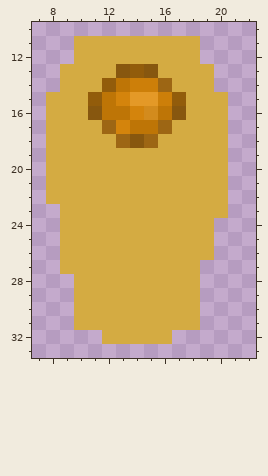
Two states of a pixel-art sprite, DooSpace/Assets/Sprites/Game/Rocket/parts_iteration/Base_color_iteration/base_1_thanos.png. The picture above was drawn from the file before the commit.
The file is 29x37 pixels. Colours within 5 levels of each other are drawn and written as one. Shown: x 7..22, y 10..33.
The result:
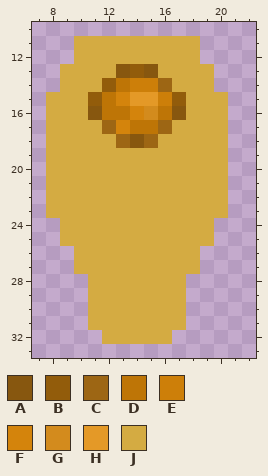
Palette (. is transparent): A #87570f  B #925c0b  C #9d6614  D #be7506  E #cd7f09  F #d4840c  G #d38b1d  H #e49927  J #d4ab42
Message: fix bases skins sprites
The exact change:
y 23: x 8 . -> J
y 26: x 9 J -> .; x 19 J -> .
y 27: x 9 J -> .
y 28..31: x 10 J -> .; x 18 J -> .
Pixel boxes of the changes (left, top, right, bottom) in both pictures:
changed: (46, 204, 88, 330)
erased: (186, 246, 214, 330)
